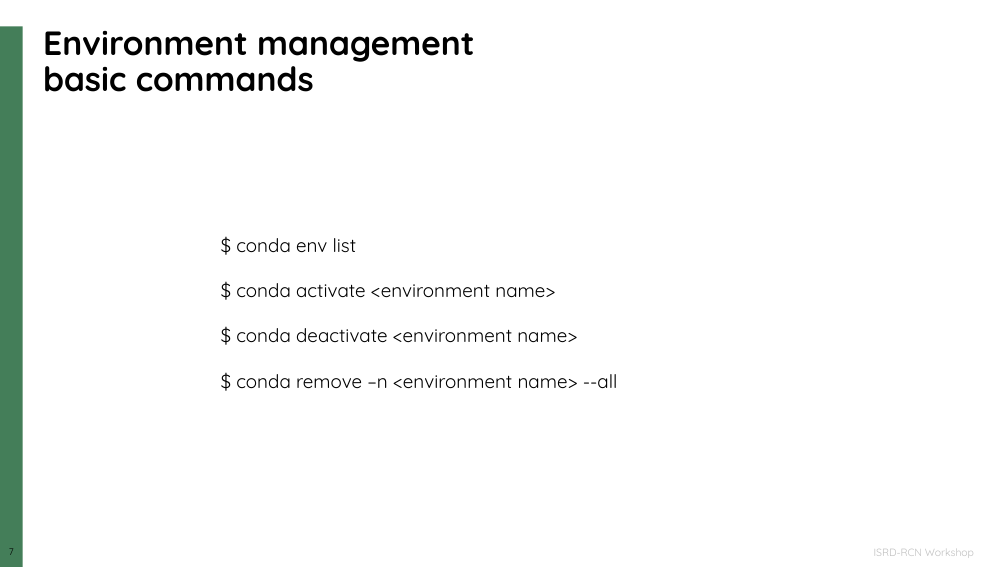
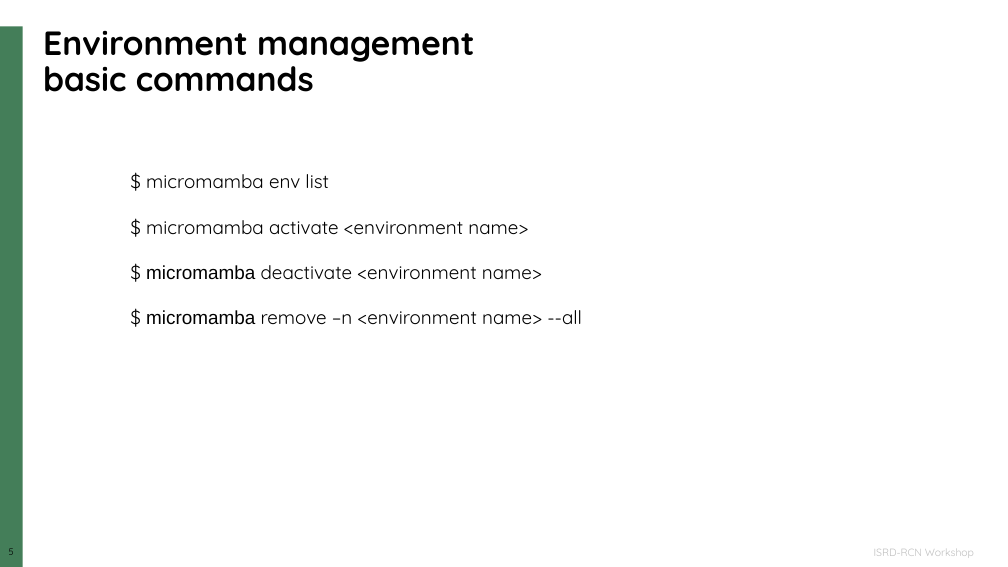
Before and after one commit to neutrons/ns-computation-tutorial, a slide deck: slide 5 of lectures/NXS_2025_environment_and_running_python_options.pptx (slide 7 before the commit). Drawn at 1008x567 pixels with LibreOffice and Linux fonts; fonts in the diff are those of the drawing; background and template pictures are left out. Boxes give left, top, right and bottom in pixels: in the first picture for what was removed or moved away, otherwise in the second. Text is boxed around its words. In the diff, an @@ line names an element or a change of style, - is before the commit and + after.

```diff
--- a/lectures/NXS_2025_environment_and_running_python_options.pptx
+++ b/lectures/NXS_2025_environment_and_running_python_options.pptx
@@ text at bbox=[146, 174, 582, 325]: text changed @@
-$ conda env list
-$ conda activate <environment name>
-$ conda deactivate <environment name>
-$ conda remove –n <environment name> --all
+$ micromamba env list
+$ micromamba activate <environment name>
+$ micromamba deactivate <environment name>
+$ micromamba remove –n <environment name> --all
```
Also in this commit, not shown: 3 other slides changed, 2 slides added, 2 slides removed.
